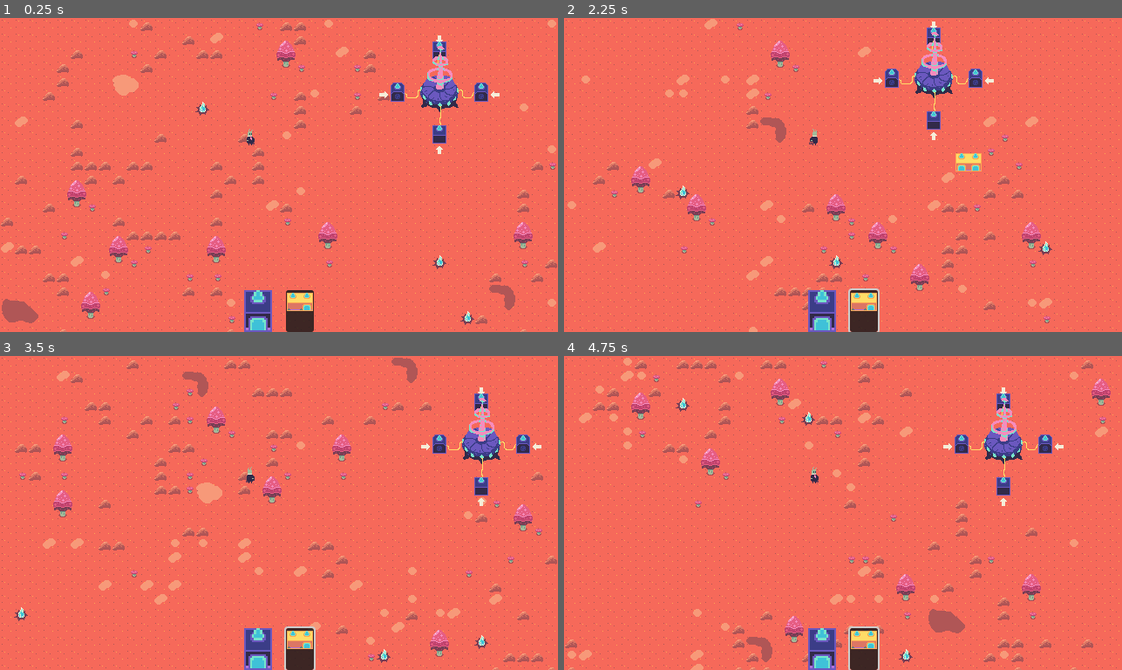
Above: before the commit, frames 1-4 (two rows, left to right).
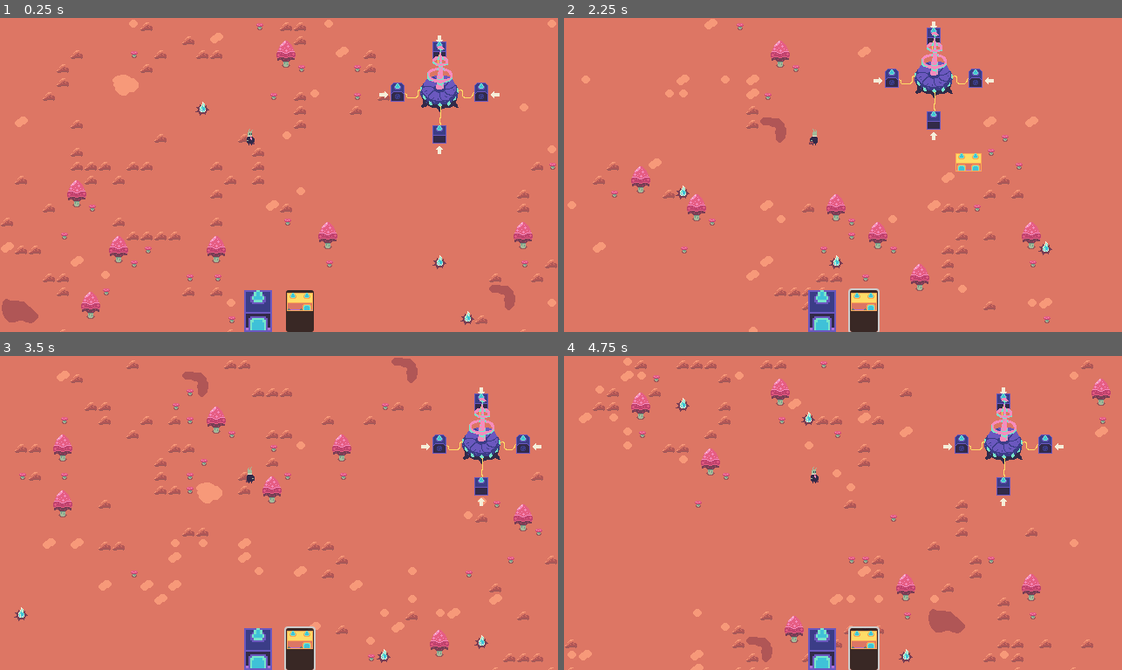
Above: after the commit, the same moments.

Repository: themoonforge/nebula-fm
Game: Godot game, scene res://scenes/game.tscn
The game is run twice, just before and just after one commit, with the same random seed, the same clock (stepped at 60 frames per second) and the same inputs. This scene is started directly instead of the project's main scene. The engine's default icon, where the game draws it, is replaced by a stand-in: a white triangle on a blue panel in a dark square.
Inputs (mouse positions are in pixels of both pictures, inside the frame that each line leads up to):
- Up to frame 1 (0.25 s): no input
- Up to frame 2 (2.25 s): click "cCollector" at 0.5 s; click "Splitter" at 1.25 s; tap Enter at 2 s; move the mouse to (965, 159) at 2.02 s; hold E (rotate_right) from 2.03 s (still down); tap R (generate) at 2.1 s; click (965, 159) at 2.17 s
- Up to frame 3 (3.5 s): tap Shift (build_continue) at 2.75, 2.85 s; move the mouse to (167, 528) at 2.77 s; release E (rotate_right) at 2.78 s; hold Q (rotate_left) from 2.78 s (still down); click (167, 528) at 2.92 s; tap R (generate) at 3.05 s
- Up to frame 4 (4.75 s): tap Shift (build_continue) at 3.5, 4.25 s; move the mouse to (898, 443) at 3.52 s; release Q (rotate_left) at 3.53 s; hold E (rotate_right) from 3.53 s (still down); tap D (delete) at 3.6 s; click (898, 443) at 3.67 s; tap R (generate) at 3.8, 4.35 s; move the mouse to (815, 575) at 4.27 s; click (815, 575) at 4.42 s

The runs differ from the first frame. In frame 1, 91% of the frame differs, in the area x 0-100%, y 0-100%; in frame 2, 93%; in frame 3, 91%; in frame 4, 91%.

Commit message:
add looping bc music, parallax planet, camera pan/zoom(slightly buggy still)

Diff:
--- a/scenes/game.tscn
+++ b/scenes/game.tscn
@@ -3,7 +3,7 @@
 [ext_resource type="Script" uid="uid://b6035n41w43nd" path="res://scripts/game.gd" id="1_lbhrr"]
 [ext_resource type="PackedScene" uid="uid://d2fsm3xchosto" path="res://scenes/ui/game_ui.tscn" id="1_uwrxv"]
 [ext_resource type="PackedScene" uid="uid://b3lqsa7g6sa0o" path="res://scenes/map/map.tscn" id="2_yqjtg"]
-[ext_resource type="Script" uid="uid://b5wotk8vacxcj" path="res://scripts/camera_2d.gd" id="3_lnu2h"]
+[ext_resource type="Script" uid="uid://rg4yrbxve3bl" path="res://scenes/game_camera.gd" id="4_lbhrr"]
 
 [node name="Game" type="Node2D"]
 script = ExtResource("1_lbhrr")
@@ -11,7 +11,13 @@
 [node name="GameUi" parent="." instance=ExtResource("1_uwrxv")]
 
 [node name="Map" parent="." node_paths=PackedStringArray("camera") instance=ExtResource("2_yqjtg")]
-camera = NodePath("../Camera2D")
+camera = NodePath("../GameCamera")
 
-[node name="Camera2D" type="Camera2D" parent="."]
-script = ExtResource("3_lnu2h")
+[node name="GameCamera" type="Node2D" parent="." node_paths=PackedStringArray("camera")]
+script = ExtResource("4_lbhrr")
+camera = NodePath("Camera2D")
+
+[node name="Camera2D" type="Camera2D" parent="GameCamera"]
+unique_name_in_owner = true
+drag_horizontal_enabled = true
+drag_vertical_enabled = true
--- /dev/null
+++ b/scenes/game_camera.gd
@@ -0,0 +1,47 @@
+class_name GameCamera extends Node2D
+
+@export var zoom_speed: float = 0.1
+@export var camera: Camera2D
+
+var bounds_rect: Rect2i
+var is_mouse_pressed: bool
+
+func _ready() -> void:
+	camera.zoom = Vector2(1,1)
+
+func _input(event: InputEvent) -> void:
+	if event is InputEventMouseMotion and is_mouse_pressed:
+		global_position -= event.relative
+		_clamp_position()
+
+	if event is InputEventMouseButton:
+		if event.button_index == MOUSE_BUTTON_RIGHT:
+			is_mouse_pressed = event.pressed
+
+		if event.button_index == MOUSE_BUTTON_WHEEL_DOWN:
+			camera.zoom *= 1 + zoom_speed
+		if event.button_index == MOUSE_BUTTON_WHEEL_UP:
+			camera.zoom *= 1 - zoom_speed
+		camera.zoom = camera.zoom.clamp(Vector2(1.0, 1.0), Vector2(6.0, 6.0))
+		_clamp_position()
+
+func set_bounds() -> void:
+	camera.limit_left = bounds_rect.position.x * 16
+	camera.limit_right = bounds_rect.end.x * 16
+	camera.limit_top = bounds_rect.position.y * 16
+	camera.limit_bottom = bounds_rect.end.y * 16
+
+func _clamp_position() -> void:
+	var viewport_size = get_viewport().get_visible_rect().size / camera.zoom
+	var half_viewport = viewport_size / 2.0
+
+	global_position.x = clamp(
+		global_position.x,
+		camera.limit_left + half_viewport.x,
+		camera.limit_right - half_viewport.x
+	)
+	global_position.y = clamp(
+		global_position.y,
+		camera.limit_top + half_viewport.y,
+		camera.limit_bottom - half_viewport.y
+	)
--- a/scenes/ui/main_menu.tscn
+++ b/scenes/ui/main_menu.tscn
@@ -1,10 +1,13 @@
-[gd_scene load_steps=6 format=3 uid="uid://dc7il20758ygn"]
+[gd_scene load_steps=9 format=3 uid="uid://dc7il20758ygn"]
 
 [ext_resource type="Script" uid="uid://hpvx6xkk5mpx" path="res://scripts/ui/main_menu.gd" id="1_d0lsa"]
-[ext_resource type="Texture2D" uid="uid://cy20l4ejmkcmg" path="res://icon.svg" id="2_6wafw"]
+[ext_resource type="Texture2D" uid="uid://bcgtdxaagvhkt" path="res://sprites/planet_bg_x_tiled.png" id="2_btxxm"]
+[ext_resource type="Script" uid="uid://dhdegvwwqihjl" path="res://scripts/ui/planet_scroll.gd" id="2_wb0q5"]
+[ext_resource type="Texture2D" uid="uid://betg7a3ip4o7b" path="res://sprites/logo_outlined.png" id="2_x2yvf"]
 [ext_resource type="Theme" uid="uid://bkxtk5gau1dbp" path="res://theme/theme.tres" id="3_bqqt6"]
+[ext_resource type="Texture2D" uid="uid://bgu84p0ynt576" path="res://sprites/planet_mask_dark.png" id="3_wb0q5"]
 [ext_resource type="Script" uid="uid://b6th40bbhl4o1" path="res://scripts/ui/animation_component.gd" id="4_m1kxf"]
-[ext_resource type="AudioStream" uid="uid://b0v4k0cndn8t2" path="res://music/thegreatunknown.ogg" id="5_x2yvf"]
+[ext_resource type="AudioStream" uid="uid://bv16u5hhmnoeg" path="res://music/bg (1).wav" id="5_x2yvf"]
 
 [node name="MainMenu" type="CanvasLayer"]
 layer = 0
@@ -17,6 +20,29 @@
 grow_horizontal = 2
 grow_vertical = 2
 
+[node name="PlanetScroll" type="Parallax2D" parent="InnerMenu"]
+scroll_offset = Vector2(265.75, 0)
+repeat_size = Vector2(640, 0)
+autoscroll = Vector2(30, 0)
+repeat_times = 2
+script = ExtResource("2_wb0q5")
+
+[node name="PlanetTexture" type="TextureRect" parent="InnerMenu/PlanetScroll"]
+offset_top = 30.0
+offset_right = 640.0
+offset_bottom = 390.0
+size_flags_horizontal = 3
+size_flags_vertical = 3
+texture = ExtResource("2_btxxm")
+expand_mode = 3
+stretch_mode = 6
+
+[node name="PlanetMask" type="TextureRect" parent="InnerMenu"]
+layout_mode = 2
+texture = ExtResource("3_wb0q5")
+expand_mode = 3
+stretch_mode = 6
+
 [node name="MarginContainer" type="MarginContainer" parent="InnerMenu"]
 layout_mode = 2
 theme_override_constants/margin_left = 32
@@ -24,53 +50,54 @@
 theme_override_constants/margin_right = 32
 theme_override_constants/margin_bottom = 32
 
-[node name="VBoxContainer" type="VBoxContainer" parent="InnerMenu/MarginContainer"]
-layout_mode = 2
+[node name="VBoxContainer" type="HBoxContainer" parent="InnerMenu/MarginContainer"]
+layout_mode = 2
+
+[node name="HBoxContainer" type="HBoxContainer" parent="InnerMenu/MarginContainer/VBoxContainer"]
+layout_mode = 2
+
+[node name="VBoxContainer" type="VBoxContainer" parent="InnerMenu/MarginContainer/VBoxContainer/HBoxContainer"]
+custom_minimum_size = Vector2(213, 0)
+layout_mode = 2
+size_flags_horizontal = 2
+
+[node name="StartGameButton" type="Button" parent="InnerMenu/MarginContainer/VBoxContainer/HBoxContainer/VBoxContainer"]
+unique_name_in_owner = true
+layout_mode = 2
+theme_type_variation = &"GameMenuButton"
+text = "Start game"
+
+[node name="AnimationComponent2" type="Node" parent="InnerMenu/MarginContainer/VBoxContainer/HBoxContainer/VBoxContainer/StartGameButton"]
+script = ExtResource("4_m1kxf")
+metadata/_custom_type_script = "uid://b6th40bbhl4o1"
+
+[node name="OptionsOpenButton" type="Button" parent="InnerMenu/MarginContainer/VBoxContainer/HBoxContainer/VBoxContainer"]
+unique_name_in_owner = true
+layout_mode = 2
+theme_type_variation = &"GameMenuButton"
+text = "Options"
+
+[node name="AnimationComponent2" type="Node" parent="InnerMenu/MarginContainer/VBoxContainer/HBoxContainer/VBoxContainer/OptionsOpenButton"]
+script = ExtResource("4_m1kxf")
+metadata/_custom_type_script = "uid://b6th40bbhl4o1"
+
+[node name="CreditsOpenButton" type="Button" parent="InnerMenu/MarginContainer/VBoxContainer/HBoxContainer/VBoxContainer"]
+unique_name_in_owner = true
+layout_mode = 2
+theme_type_variation = &"GameMenuButton"
+text = "Credits"
+
+[node name="AnimationComponent2" type="Node" parent="InnerMenu/MarginContainer/VBoxContainer/HBoxContainer/VBoxContainer/CreditsOpenButton"]
+script = ExtResource("4_m1kxf")
+metadata/_custom_type_script = "uid://b6th40bbhl4o1"
 
 [node name="Logo" type="TextureRect" parent="InnerMenu/MarginContainer/VBoxContainer"]
+custom_minimum_size = Vector2(213, 0)
 layout_mode = 2
 size_flags_horizontal = 0
 size_flags_vertical = 3
-texture = ExtResource("2_6wafw")
+texture = ExtResource("2_x2yvf")
 stretch_mode = 5
-
-[node name="HBoxContainer" type="HBoxContainer" parent="InnerMenu/MarginContainer/VBoxContainer"]
-layout_mode = 2
-
-[node name="VBoxContainer" type="VBoxContainer" parent="InnerMenu/MarginContainer/VBoxContainer/HBoxContainer"]
-custom_minimum_size = Vector2(213, 0)
-layout_mode = 2
-size_flags_horizontal = 2
-
-[node name="StartGameButton" type="Button" parent="InnerMenu/MarginContainer/VBoxContainer/HBoxContainer/VBoxContainer"]
-unique_name_in_owner = true
-layout_mode = 2
-theme_type_variation = &"GameMenuButton"
-text = "Start game"
-
-[node name="AnimationComponent2" type="Node" parent="InnerMenu/MarginContainer/VBoxContainer/HBoxContainer/VBoxContainer/StartGameButton"]
-script = ExtResource("4_m1kxf")
-metadata/_custom_type_script = "uid://b6th40bbhl4o1"
-
-[node name="OptionsOpenButton" type="Button" parent="InnerMenu/MarginContainer/VBoxContainer/HBoxContainer/VBoxContainer"]
-unique_name_in_owner = true
-layout_mode = 2
-theme_type_variation = &"GameMenuButton"
-text = "Options"
-
-[node name="AnimationComponent2" type="Node" parent="InnerMenu/MarginContainer/VBoxContainer/HBoxContainer/VBoxContainer/OptionsOpenButton"]
-script = ExtResource("4_m1kxf")
-metadata/_custom_type_script = "uid://b6th40bbhl4o1"
-
-[node name="CreditsOpenButton" type="Button" parent="InnerMenu/MarginContainer/VBoxContainer/HBoxContainer/VBoxContainer"]
-unique_name_in_owner = true
-layout_mode = 2
-theme_type_variation = &"GameMenuButton"
-text = "Credits"
-
-[node name="AnimationComponent2" type="Node" parent="InnerMenu/MarginContainer/VBoxContainer/HBoxContainer/VBoxContainer/CreditsOpenButton"]
-script = ExtResource("4_m1kxf")
-metadata/_custom_type_script = "uid://b6th40bbhl4o1"
 
 [node name="Options" type="CanvasLayer" parent="."]
 unique_name_in_owner = true
--- a/scripts/camera_2d.gd
+++ /dev/null
@@ -1,26 +0,0 @@
-class_name GameCamera extends Camera2D
-
-@export var zoom_speed: float = 0.1
-
-var bounds_rect: Rect2i
-
-func _ready() -> void:
-	pass
-
-func _input(event: InputEvent) -> void:
-	print(event)
-
-func set_bounds() -> void:
-	limit_left = bounds_rect.position.x * 16 / zoom.x
-	limit_right = bounds_rect.end.x * 16 / zoom.x
-	limit_top = bounds_rect.position.y * 16 / zoom.y
-	limit_bottom = bounds_rect.end.y * 16 / zoom.y
-
-func _unhandled_input(event: InputEvent) -> void:
-	if event is InputEventMouseButton and event.pressed:
-		if event.button_index == MOUSE_BUTTON_WHEEL_DOWN:
-			zoom *= 1 + zoom_speed
-		elif event.button_index == MOUSE_BUTTON_WHEEL_UP:
-			zoom *= 1 - zoom_speed
-		zoom = zoom.clamp(Vector2(1.0, 1.0), Vector2(6.0, 6.0))
-		set_bounds()
--- a/scripts/map/map.gd
+++ b/scripts/map/map.gd
@@ -91,7 +91,7 @@
 
 	_generate_noise()
 
-	_fill_layer(ground_layer, Tiles.SOURCE_0, Tiles.GROUND_0)
+	_fill_layer(ground_layer, Tiles.SOURCE_2, Tiles.GROUND_4)
 	_place_radio_station(SubGrid.TOP_RIGHT)
 	_place_note_sources(3)
 	_place_with_noise(obstacles_layer, Tiles.SOURCE_0, Tiles.ROCK_SMALL, Vector2(0.2, 0.25))
--- a/scripts/map_manager/map_manager.gd
+++ b/scripts/map_manager/map_manager.gd
@@ -56,10 +56,13 @@
 		return
 
 	var mouse_pos = get_viewport().get_mouse_position()
-	building_cursor.global_position = mouse_pos
+	var canvas_transform = get_viewport().get_canvas_transform()
+	var world_mouse_pos = canvas_transform.affine_inverse() * mouse_pos
 
-	var hovered_cell: Vector2i = Vector2i(mouse_pos.x / 16, mouse_pos.y / 16)
-	var snapped_coordinate: Vector2i = (mouse_pos - Vector2(TILE_SIZE.x / 2, TILE_SIZE.y / 2)).snapped(TILE_SIZE)
+	building_cursor.global_position = world_mouse_pos
+
+	var hovered_cell: Vector2i = Vector2i(world_mouse_pos.x / 16, world_mouse_pos.y / 16)
+	var snapped_coordinate: Vector2i = (world_mouse_pos - Vector2(TILE_SIZE.x / 2, TILE_SIZE.y / 2)).snapped(TILE_SIZE)
 	snapped_coordinate = snapped_coordinate - Vector2i(0, -16)
 
 	if Input.is_action_just_pressed(&"escape"):
--- a/scripts/tiles/tiles.gd
+++ b/scripts/tiles/tiles.gd
@@ -16,6 +16,7 @@
 const SOURCE_2 = 2
 const NOTE_SOURCE = Vector2i(13,3)
 const C_NOTE = Vector2i(8,7)
+const GROUND_4 = Vector2i(18,18)
 
 # tileset patterns
 const PATTERN_TREE_1 = 0
--- /dev/null
+++ b/scripts/ui/planet_scroll.gd
@@ -0,0 +1 @@
+extends Parallax2D
--- a/tileset/tileset.tres
+++ b/tileset/tileset.tres
@@ -323,6 +323,7 @@
 21:18/0 = 0
 21:18/0/custom_data_1 = true
 22:18/0 = 0
+18:18/0 = 0
 
 [resource]
 physics_layer_0/collision_layer = 1
Not shown, added: music/bg (1).wav.import
Not shown, added: music/bg.wav.import
Not shown, added: scenes/game_camera.gd.uid
Not shown, removed: scripts/camera_2d.gd.uid
Not shown, added: scripts/ui/planet_scroll.gd.uid
Binary file added: sprites/logo.png
Not shown, added: sprites/logo.png.import
Binary file added: sprites/logo_outlined.png
Not shown, added: sprites/logo_outlined.png.import
Binary file added: sprites/planet_bg_x_tiled.png
Not shown, added: sprites/planet_bg_x_tiled.png.import
Binary file added: sprites/planet_mask_dark.png
(and 4 more such lines)
